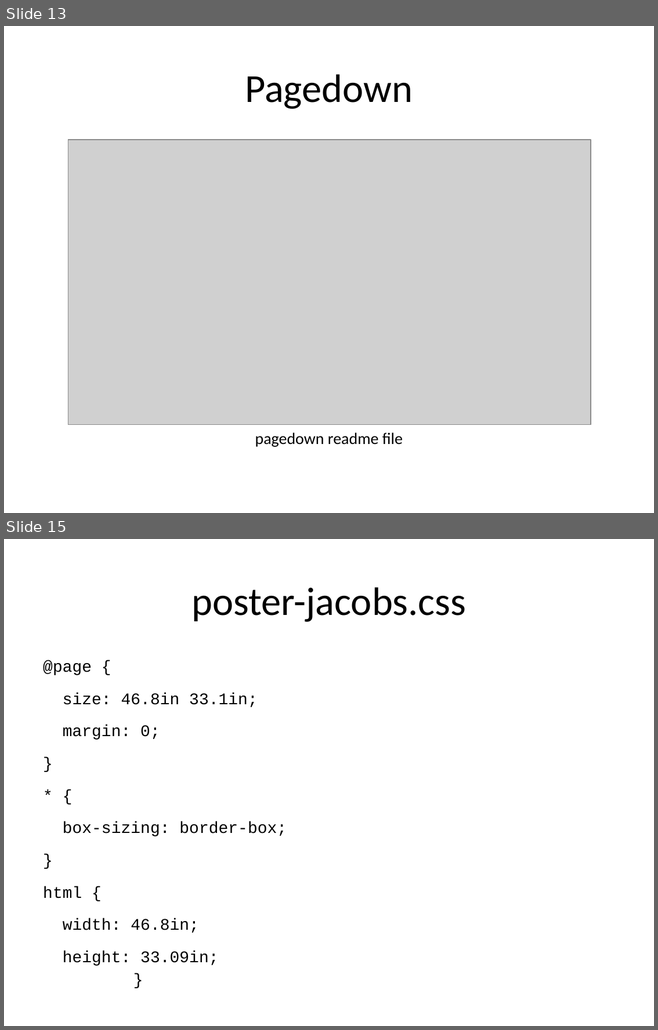
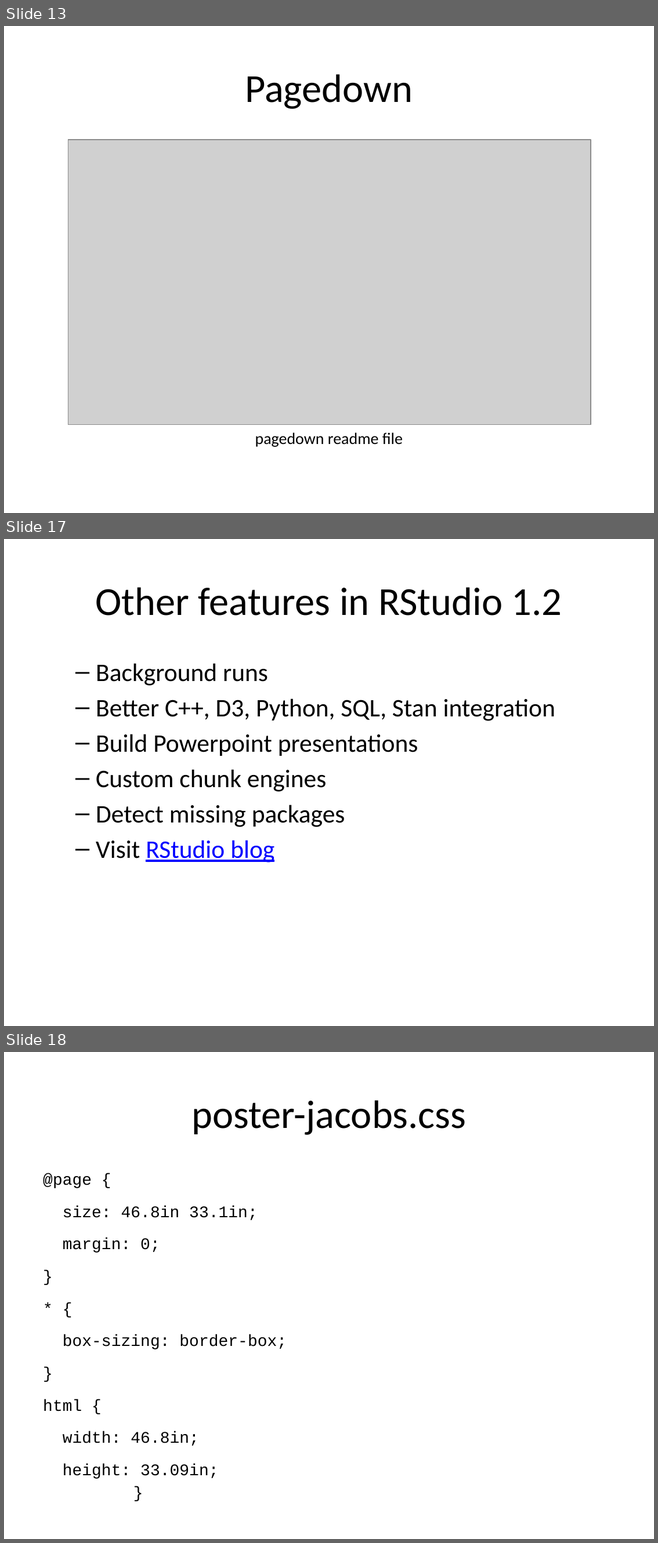
Before and after one commit to pmean/posters-with-pagedown, a slide deck: src/posters.pptx. Shown one above the other, each under a label of ours: slides 13 and 15 before the commit, slides 13, 17 and 18 after it; the slides between them are not shown. The pictures are 658x1030 and 658x1543 pixels, drawn with LibreOffice and Linux fonts; fonts in the diff are those of the drawing; grey boxes stand for pictures. Boxes give left, top, right and bottom in pixels: in the first picture for what was removed or moved away, otherwise in the second. Text is boxed around its words. In the diff, an @@ line names an element or a change of style, - is before the commit and + after.

Commit message:
Updated PowerPoint

```diff
--- a/src/posters.pptx
+++ b/src/posters.pptx
@@ slide 17 added at (4,539,654,1026), background #FFFFFF @@
@@ title added at (95,587,562,616), 44 pt, text #000000 @@
+Other features in RStudio 1.2
@@ text added at (96,663,555,863), 28 pt, text #000000 @@
+  – Background runs
+  – Better C++, D3, Python, SQL, Stan integration
+  – Build Powerpoint presentations
+  – Custom chunk engines
+  – Detect missing packages
+  – Visit RStudio blog
@@ what was slide 15 is now slide 18 @@
```
Also in this commit, not shown: 2 slides changed, 2 other slides added.
